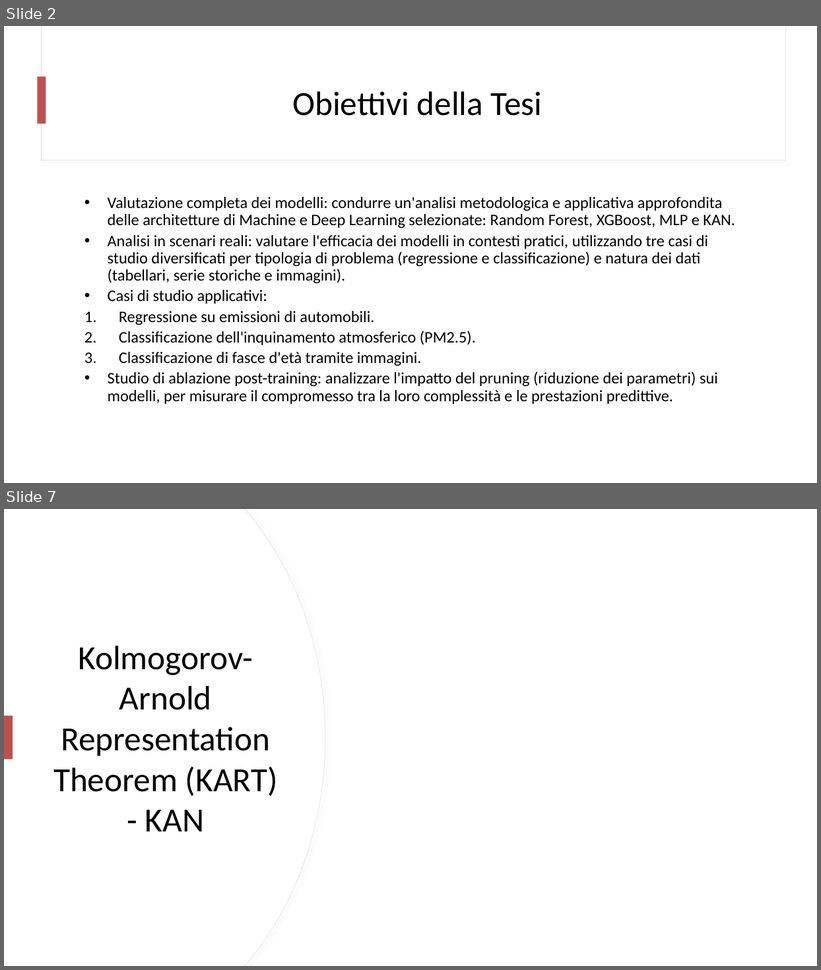
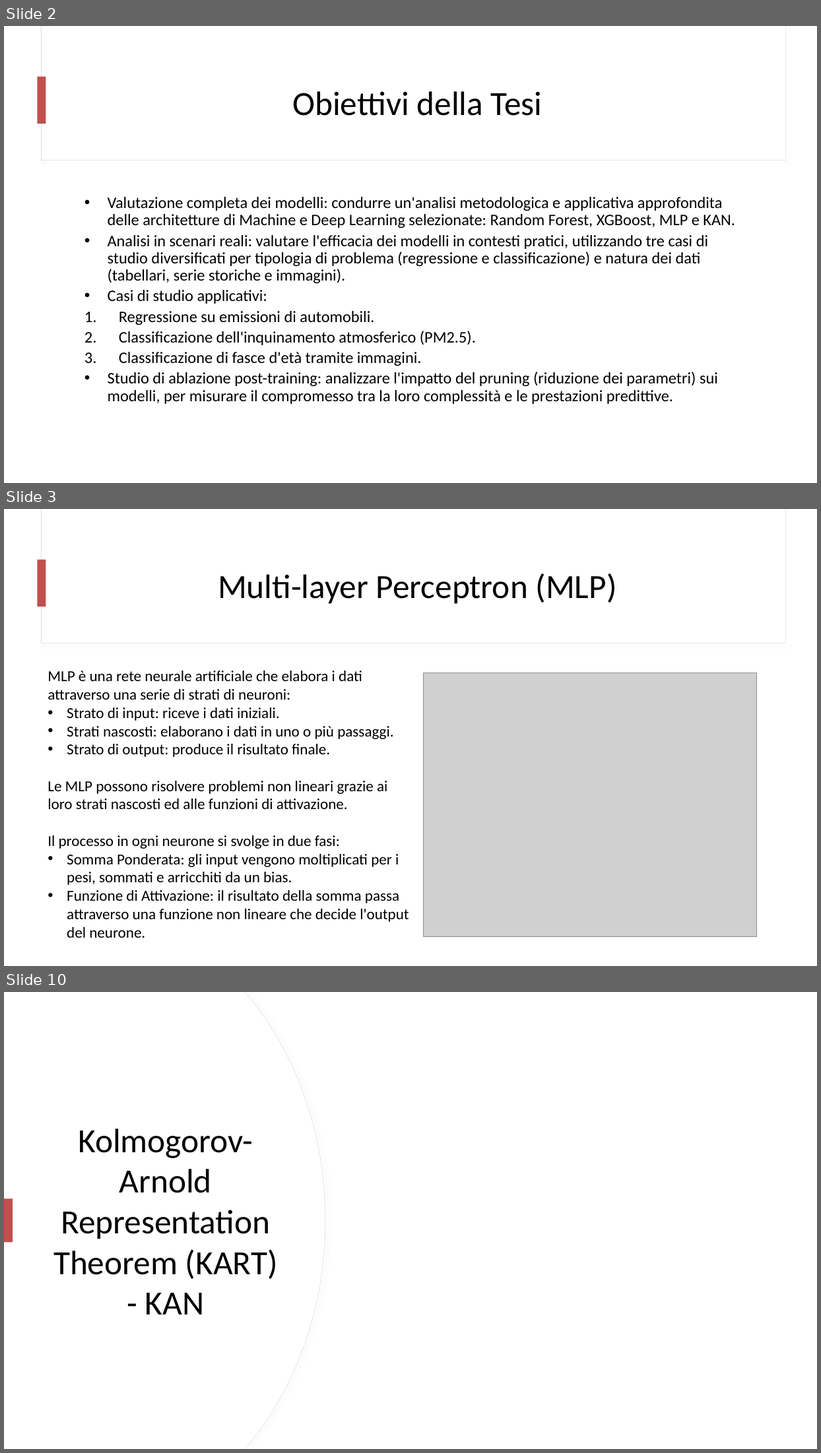
Before and after one commit to mtomas03/Thesis_Paper, a slide deck: Presentation.pptx. Shown one above the other, each under a label of ours: slides 2 and 7 before the commit, slides 2, 3 and 10 after it; the slides between them are not shown. The pictures are 821x970 and 821x1453 pixels, drawn with LibreOffice and Linux fonts; fonts in the diff are those of the drawing; grey boxes stand for pictures. Boxes give left, top, right and bottom in pixels: in the first picture for what was removed or moved away, otherwise in the second. Text is boxed around its words. In the diff, an @@ line names an element or a change of style, - is before the commit and + after.

```diff
--- a/Presentation.pptx
+++ b/Presentation.pptx
@@ slide 3 added at (4,509,817,966), background #FFFFFF @@
@@ rectangle added at (41,509,786,644), fill #FFFFFF, outline #E1E1E1 0.75 pt @@
@@ rectangle added at (42,509,786,643), fill #FFFFFF @@
@@ rectangle added at (38,560,46,607), fill #C0504D @@
@@ title added at (218,573,617,604), 40 pt, text #000000 @@
+Multi-layer Perceptron (MLP)
@@ text added at (48,671,409,938), 18 pt, text #000000 @@
+MLP è una rete neurale artificiale che elabora i dati attraverso una serie di strati di neuroni:
+• Strato di input: riceve i dati iniziali.
+• Strati nascosti: elaborano i dati in uno o più passaggi.
+• Strato di output: produce il risultato finale.
+Le MLP possono risolvere problemi non lineari grazie ai loro strati nascosti ed alle funzioni di attivazione.
+Il processo in ogni neurone si svolge in due fasi:
+• Somma Ponderata: gli input vengono moltiplicati per i pesi, sommati e arricchiti da un bias.
+• Funzione di Attivazione: il risultato della somma passa attraverso una funzione non lineare che decide l'output del neurone.
@@ picture added at (423,673,756,937) @@
@@ what was slide 7 is now slide 10 @@
```
Also in this commit, not shown: 1 slide changed, 7 other slides added, 3 slides removed.
